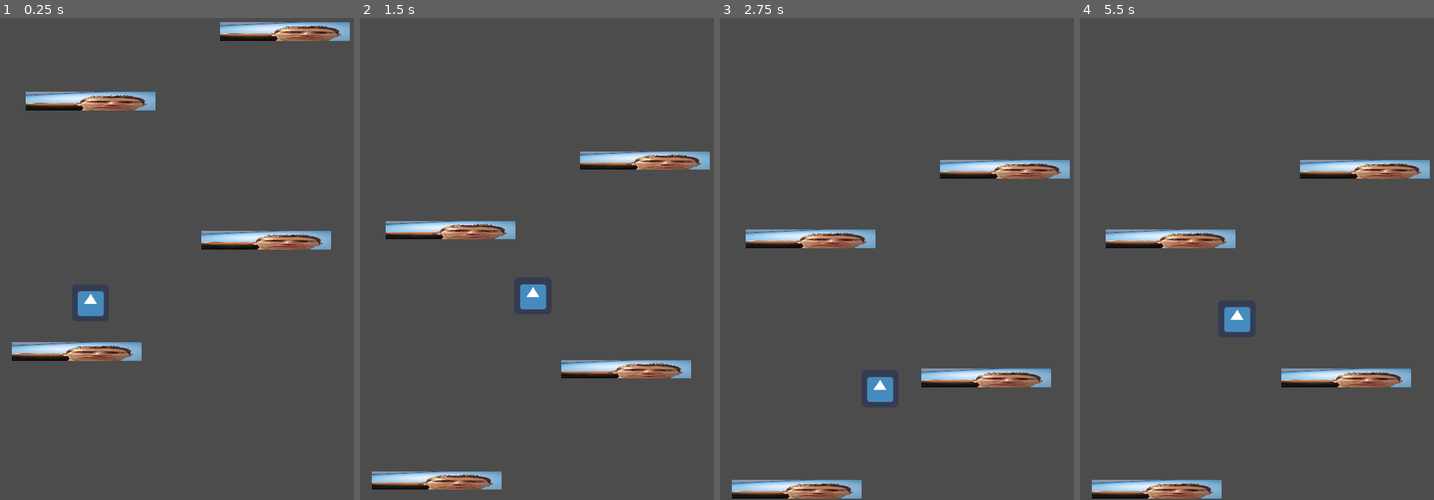
Above: before the commit, frames 1-4 (left to right).
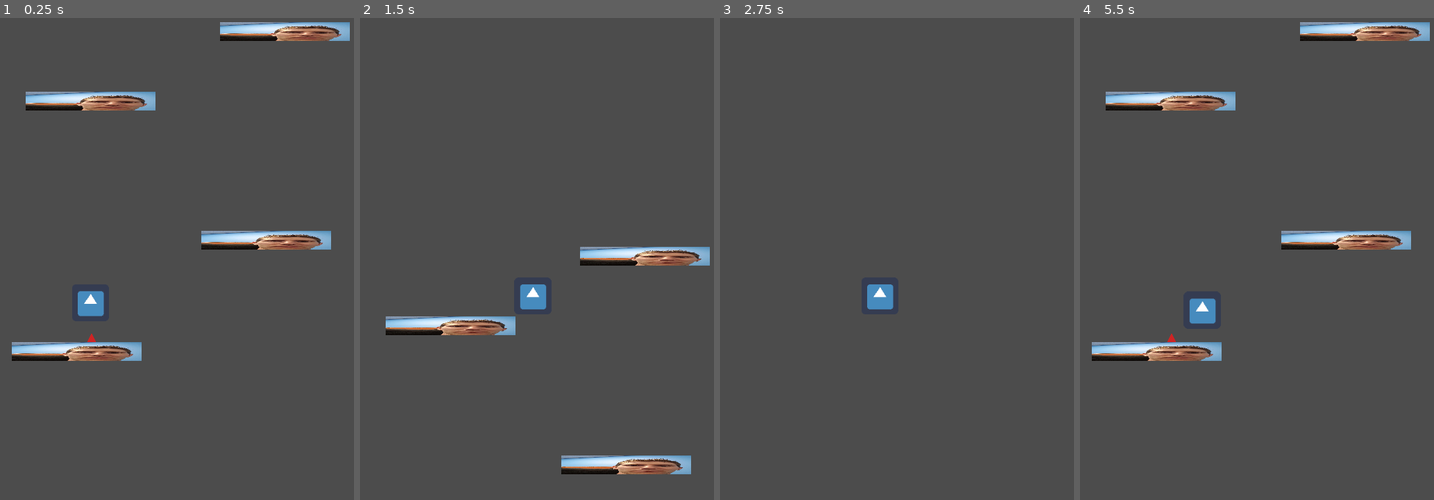
Above: after the commit, the same moments.

Repository: kdreese/GodotJump
Game: Godot game, scene res://states/Game/Game.tscn
Two runs of this game, one before a commit and one after it. Both use one fixed random seed, a clock stepped at 60 frames per second and the inputs below. The engine's default icon, where the game draws it, is replaced by a stand-in: a white triangle on a blue panel in a dark square.
Inputs:
- Up to frame 1 (0.25 s): no input
- Up to frame 2 (1.5 s): hold Right (move_right) from 0.53 s (still down)
- Up to frame 3 (2.75 s): release Right (move_right) at 2.03 s; hold Left (move_left) from 2.03 s (still down)
- Up to frame 4 (5.5 s): release Left (move_left) at 2.78 s; hold Right (move_right) 2.78-4.28 s; hold Left (move_left) 4.28-5.03 s; hold Right (move_right) from 5.03 s (still down)

The runs differ from the first frame. In frame 1, less than 0.1% of the frame differs, in the area x 24-28%, y 65-68%; in frame 2, 9.7%; in frame 3, 6.4%; in frame 4, 12%, in the area x 3-99%, y 0-100%.

Commit message:
Added jetpack powerup

Diff:
--- a/objects/Jumper/Jumper.gd
+++ b/objects/Jumper/Jumper.gd
@@ -4,8 +4,11 @@
 const MOVE_SPEED = 150.0
 const GRAVITY := 350.0
 const BOUNCE_SPEED := -450.0
+const JETPACK_DURATION := 120
 
 var _velocity := Vector2(0, 0)
+var thrust := false
+var jetpack_timer := JETPACK_DURATION
 
 onready var extents := ($CollisionShape2D.shape as RectangleShape2D).extents
 onready var bounds := get_viewport_rect().size
@@ -25,7 +28,13 @@
 
 func _physics_process(delta: float) -> void:
 	_velocity.x = Input.get_axis("move_left", "move_right") * MOVE_SPEED
-	_velocity.y += GRAVITY * delta
+	if not thrust:
+		_velocity.y += GRAVITY * delta
+	else:
+		jetpack_timer -= 1
+		if jetpack_timer <= 0:
+			thrust = false
+			jetpack_timer = JETPACK_DURATION
 	_velocity = move_and_slide(_velocity, Vector2.UP)
 	if is_on_floor():
 		_velocity.y = BOUNCE_SPEED
@@ -49,3 +58,7 @@
 
 func _on_DeathArea_body_entered(_body: Node) -> void:
 	die()
+
+func _on_PowerupDetectionArea_area_entered(area: Node) -> void:
+	if "Jetpack" in area.get_filename():
+		thrust = true
--- a/objects/Jumper/Jumper.tscn
+++ b/objects/Jumper/Jumper.tscn
@@ -16,6 +16,9 @@
 
 [sub_resource type="RectangleShape2D" id=4]
 extents = Vector2( 448, 40 )
+
+[sub_resource type="RectangleShape2D" id=5]
+extents = Vector2( 32, 32 )
 
 [node name="Jumper" type="KinematicBody2D"]
 position = Vector2( 1, 0 )
@@ -39,4 +42,14 @@
 position = Vector2( 0, 408 )
 shape = SubResource( 4 )
 
+[node name="PowerupDetectionArea" type="Area2D" parent="."]
+collision_layer = 0
+collision_mask = 8
+monitorable = false
+
+[node name="CollisionShape2D" type="CollisionShape2D" parent="PowerupDetectionArea"]
+position = Vector2( -1, 0 )
+shape = SubResource( 5 )
+
 [connection signal="body_entered" from="Camera2D/DeathArea" to="." method="_on_DeathArea_body_entered"]
+[connection signal="area_entered" from="PowerupDetectionArea" to="." method="_on_PowerupDetectionArea_area_entered"]
--- /dev/null
+++ b/objects/Powerups/Jetpack/Jetpack.tscn
@@ -0,0 +1,15 @@
+[gd_scene load_steps=2 format=2]
+
+[sub_resource type="RectangleShape2D" id=1]
+
+[node name="Jetpack" type="Area2D"]
+collision_layer = 8
+collision_mask = 0
+monitoring = false
+
+[node name="CollisionShape2D" type="CollisionShape2D" parent="."]
+shape = SubResource( 1 )
+
+[node name="Polygon2D" type="Polygon2D" parent="."]
+color = Color( 0.811765, 0.145098, 0.145098, 1 )
+polygon = PoolVector2Array( 0, -8, -8, 8, 8, 8 )
--- a/project.godot
+++ b/project.godot
@@ -43,6 +43,7 @@
 2d_physics/layer_1="jumper"
 2d_physics/layer_2="platforms"
 2d_physics/layer_3="death_area"
+2d_physics/layer_4="powerups"
 
 [physics]
 
--- a/states/Game/Game.tscn
+++ b/states/Game/Game.tscn
@@ -1,7 +1,8 @@
-[gd_scene load_steps=3 format=2]
+[gd_scene load_steps=4 format=2]
 
 [ext_resource path="res://objects/Jumper/Jumper.tscn" type="PackedScene" id=1]
 [ext_resource path="res://objects/Platform/Platform.tscn" type="PackedScene" id=2]
+[ext_resource path="res://objects/Powerups/Jetpack/Jetpack.tscn" type="PackedScene" id=3]
 
 [node name="Game" type="Node2D"]
 
@@ -19,3 +20,6 @@
 
 [node name="Platform4" parent="." instance=ExtResource( 2 )]
 position = Vector2( 184, 888 )
+
+[node name="Jetpack" parent="." instance=ExtResource( 3 )]
+position = Vector2( 210, 864 )
Not shown: 1 places in objects/Jumper/Jumper.tscn that only renumber resources
